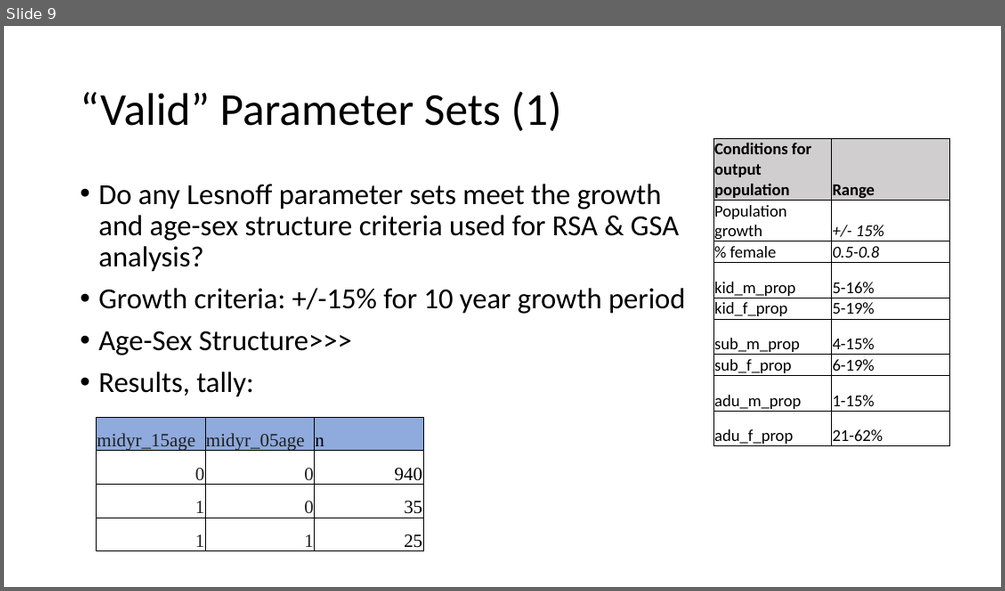
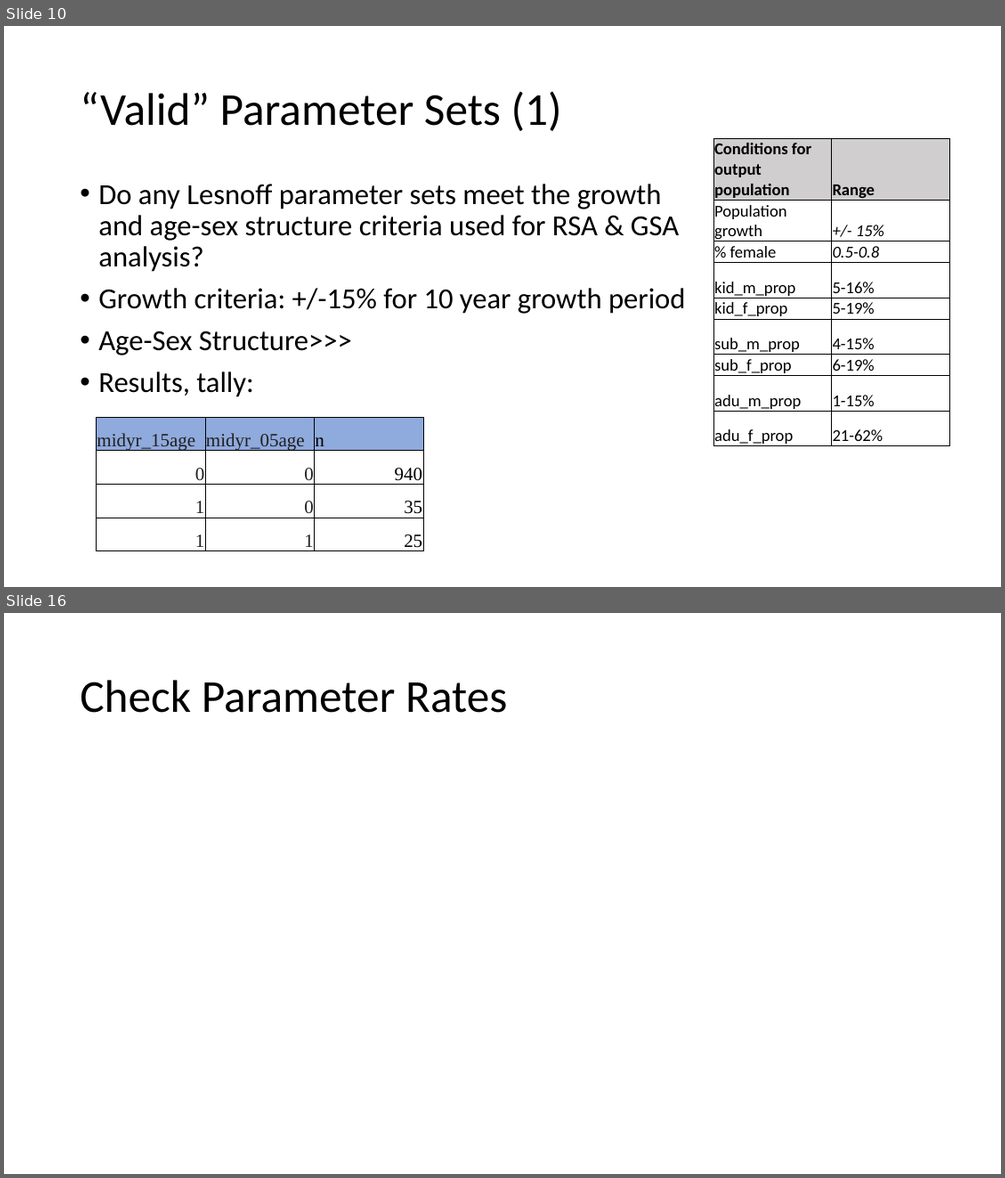
Before and after one commit to BethSavagar/demographic_model_1, a slide deck: presentations/profile-validation/lesnoff.pptx. Shown one above the other, each under a label of ours: slide 9 before the commit, slides 10 and 16 after it; the slides between them are not shown. The pictures are 1005x591 and 1005x1178 pixels, drawn with LibreOffice and Linux fonts; fonts in the diff are those of the drawing. Boxes give left, top, right and bottom in pixels: in the first picture for what was removed or moved away, otherwise in the second. Text is boxed around its words. In the diff, an @@ line names an element or a change of style, - is before the commit and + after.

```diff
--- a/presentations/profile-validation/lesnoff.pptx
+++ b/presentations/profile-validation/lesnoff.pptx
@@ slide 16 added at [4, 613, 1001, 1174], background #FFFFFF @@
@@ title added at [80, 680, 507, 713], 44 pt, text #000000 @@
+Check Parameter Rates
@@ what was slide 9 is now slide 10 @@
```
Also in this commit, not shown: 3 slides changed, 3 other slides added, 5 other files.
